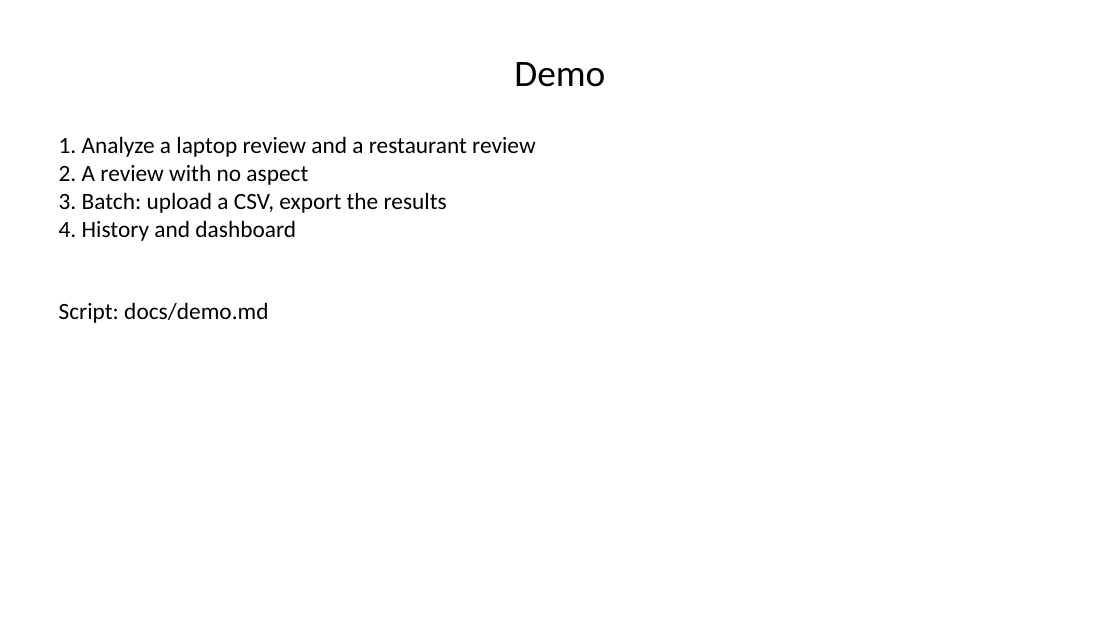
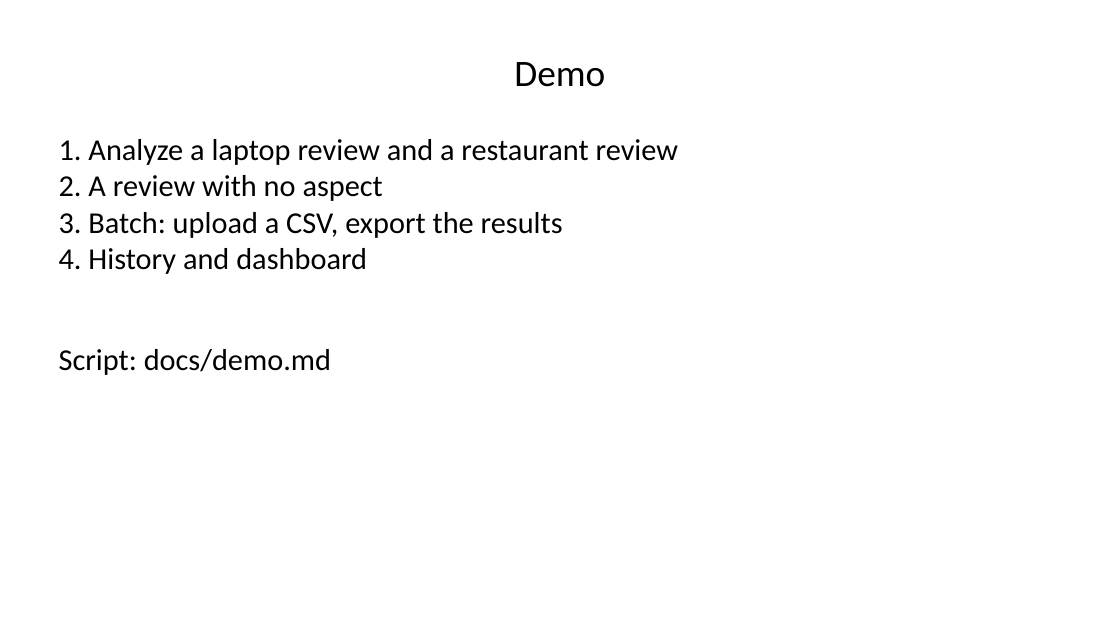
Before and after one commit to loki1948/ABSA-Product-Review-Analysis, a slide deck: slide 17 of docs/submission/ABSA_Presentation.pptx (slide 13 before the commit). Drawn at 1120x630 pixels with LibreOffice and Linux fonts; fonts in the diff are those of the drawing. Boxes give left, top, right and bottom in pixels: in the first picture for what was removed or moved away, otherwise in the second. Text is boxed around its words. In the diff, an @@ line names an element or a change of style, - is before the commit and + after.

```diff
--- a/docs/submission/ABSA_Presentation.pptx
+++ b/docs/submission/ABSA_Presentation.pptx
@@ text "1. Analyze a laptop review ..." at (59,139,678,274): size 20 to 26 pt @@
@@ text "Script: docs/demo.md" at (59,349,331,375): size 20 to 26 pt @@
@@ text "Script: docs/demo.md": place and size @@
-text "Script: docs/demo.md" at (59,302,268,323)
+text "Script: docs/demo.md" at (59,349,331,375)
```
Also in this commit, not shown: 16 other slides changed, 25 other files.
